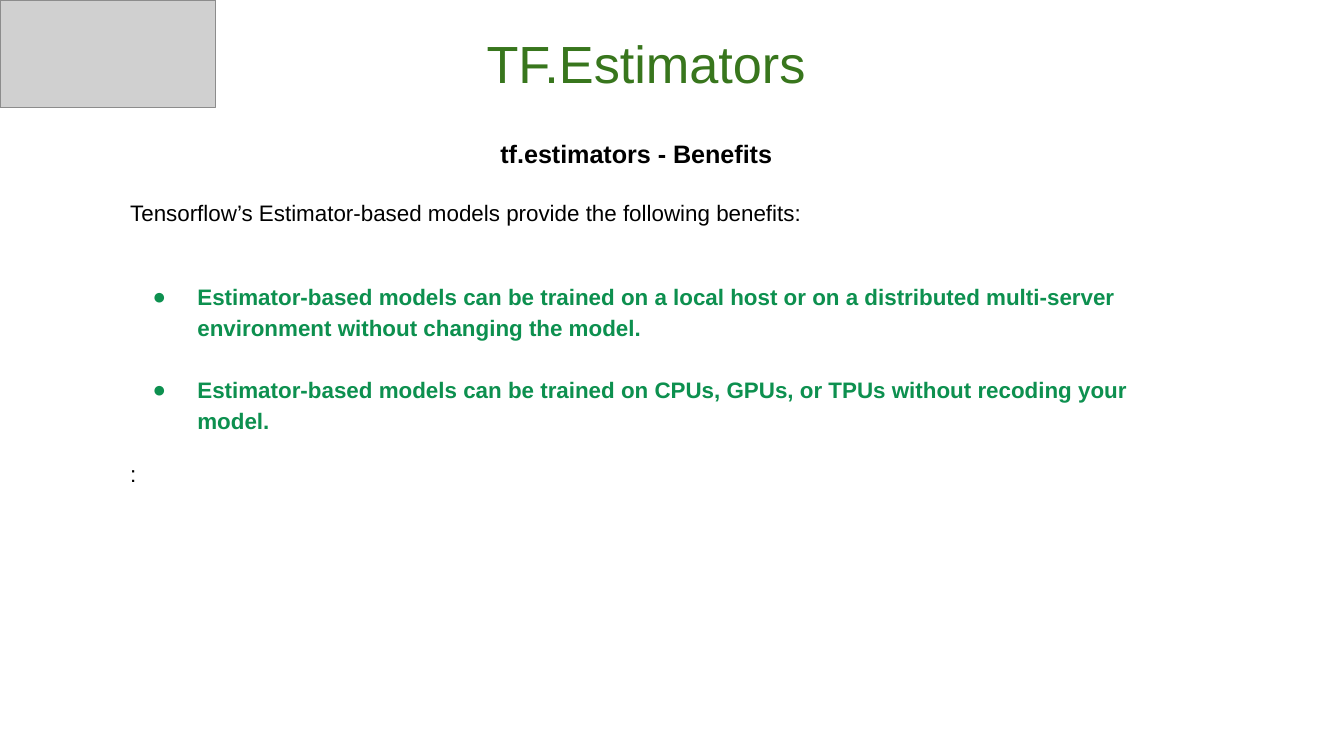
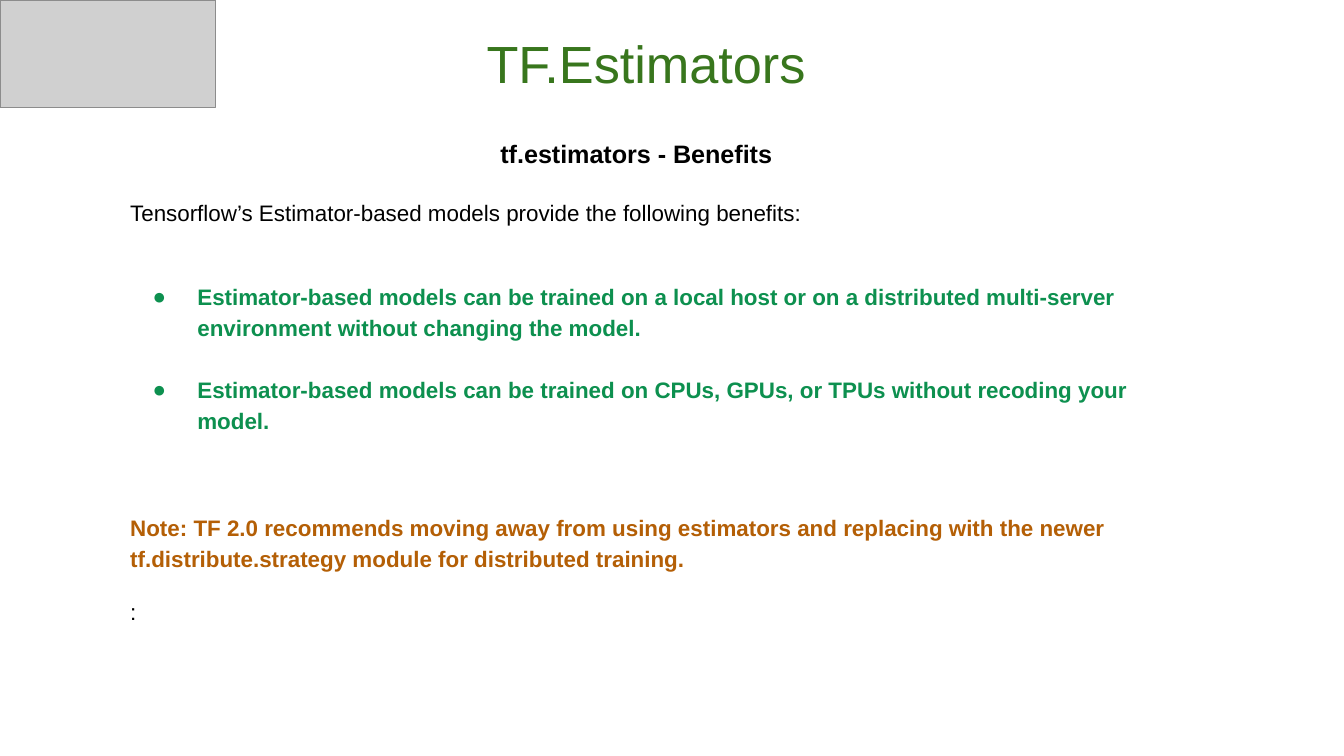
Before and after one commit to GoogleCloudPlatform/keras-idiomatic-programmer, a slide deck: slide 26 of workshops/Production/The Idiomatic Programmer - Production - Workshop.pptx. Drawn at 1344x756 pixels with LibreOffice and Linux fonts; fonts in the diff are those of the drawing; grey boxes stand for pictures. Boxes give left, top, right and bottom in pixels: in the first picture for what was removed or moved away, otherwise in the second. Text is boxed around its words. In the diff, an @@ line names an element or a change of style, - is before the commit and + after.

```diff
--- a/workshops/Production/The Idiomatic Programmer - Production - Workshop.pptx
+++ b/workshops/Production/The Idiomatic Programmer - Production - Workshop.pptx
@@ text at <box>130,519,1105,572</box>: paragraph added @@
+Note: TF 2.0 recommends moving away from using estimators and replacing with the newer tf.distribute.strategy module for distributed training.
```
Also in this commit, not shown: 10 other slides changed, 10 slides added, 1 slide removed.
